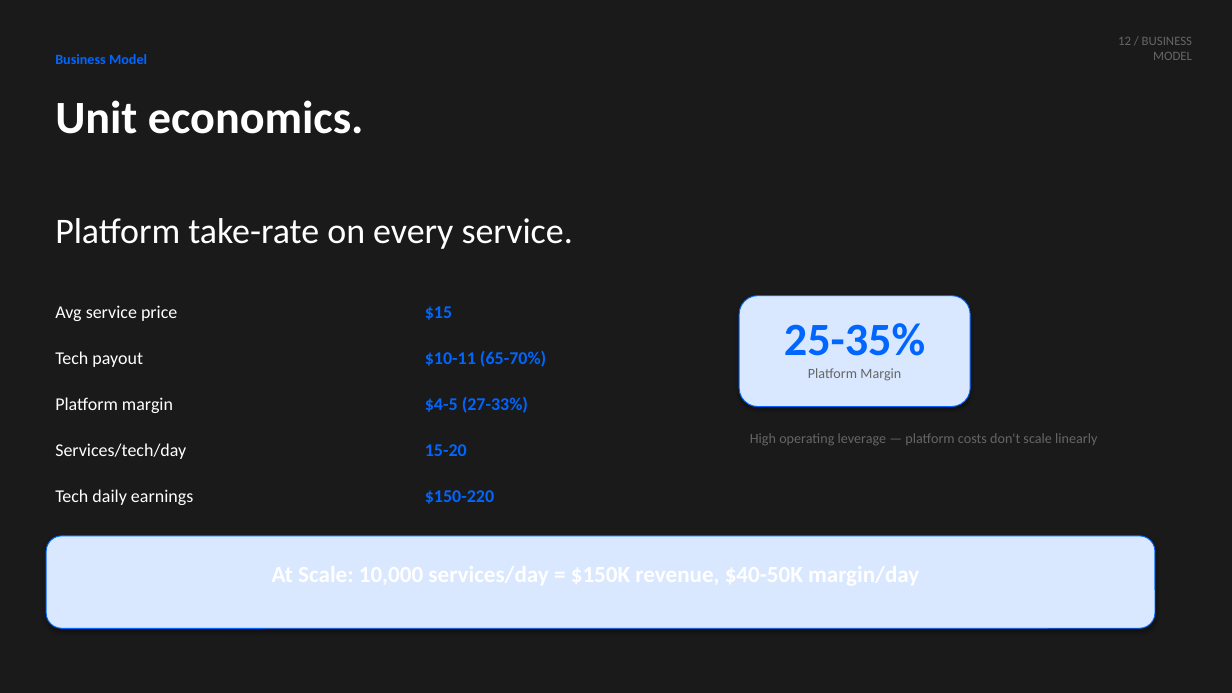
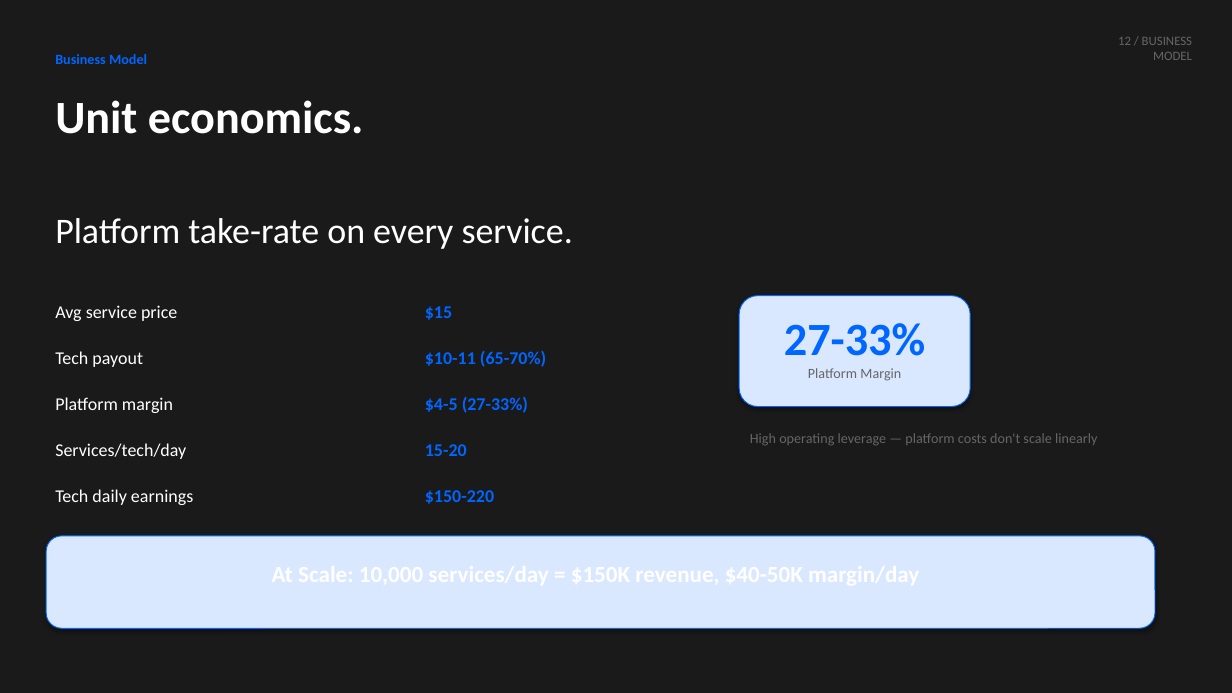
Before and after one commit to TidyTails/motra-landing, a slide deck: slide 13 of pitch/MOTRA-Pitch-Deck-v2.pptx. Drawn at 1232x693 pixels with LibreOffice and Linux fonts; fonts in the diff are those of the drawing. Boxes give left, top, right and bottom in pixels: in the first picture for what was removed or moved away, otherwise in the second. Text is boxed around its words. In the diff, an @@ line names an element or a change of style, - is before the commit and + after.

```diff
--- a/pitch/MOTRA-Pitch-Deck-v2.pptx
+++ b/pitch/MOTRA-Pitch-Deck-v2.pptx
@@ text at [784, 323, 925, 356]: text changed @@
-25-35%
+27-33%
```
Also in this commit, not shown: 2 other slides changed, 5 other files.
